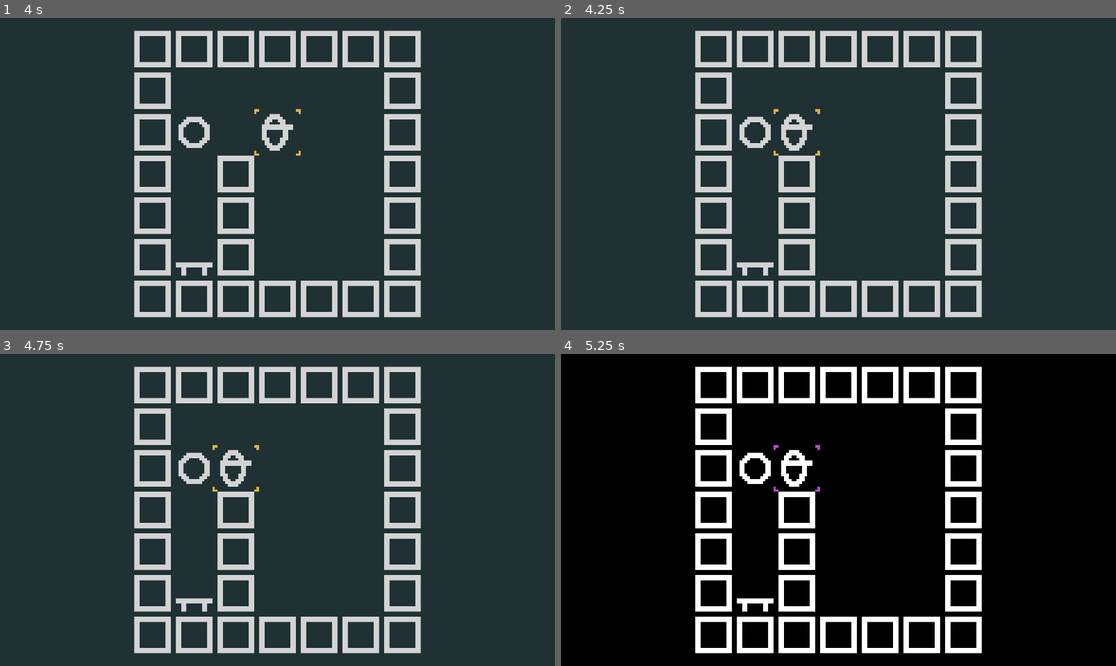
Above: before the commit, frames 1-4 (two rows, left to right).
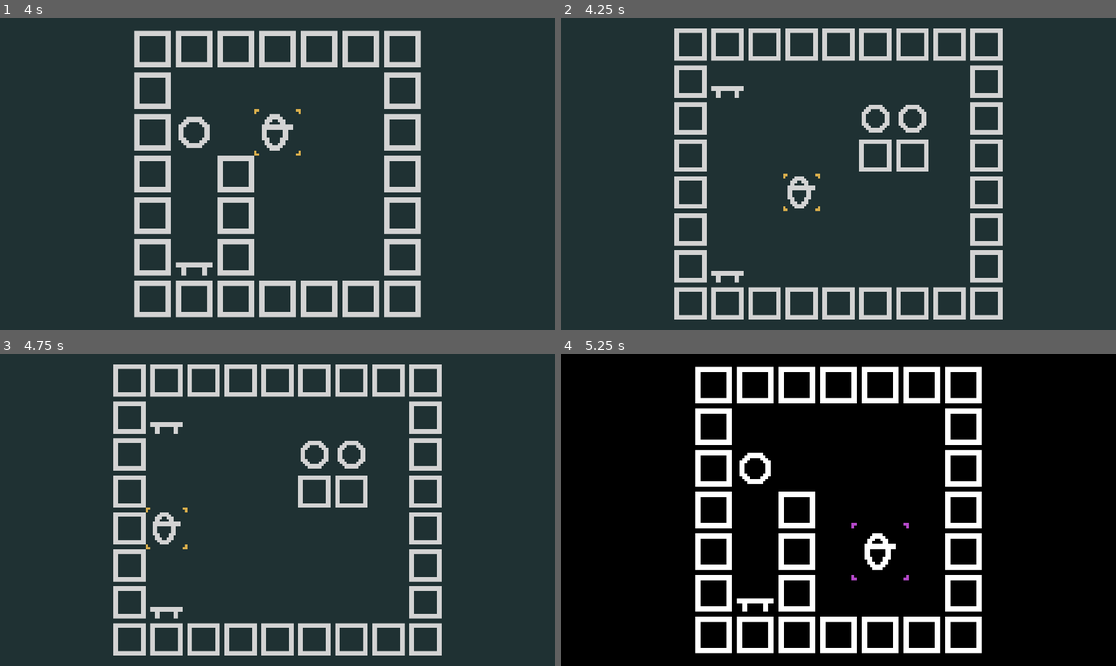
Above: after the commit, the same moments.

Repository: jletellier/olesa
Game: Godot game, scene res://level/level.tscn
The game is run twice, just before and just after one commit, with the same random seed, the same clock (stepped at 60 frames per second) and the same inputs. The project has no main scene, so this scene is started directly.
Inputs:
- Up to frame 1 (4 s): hold Right (game_right) 0.53-1.28 s; hold C (game_palette_swap) 0.53-1.28 s; tap Enter at 1.25, 2.75 s; hold Down (game_down) 1.28-2.03 s; tap U (game_undo) at 1.35, 2.85 s; tap Space at 2 s; hold Right (game_right) 2.03-2.78 s; hold C (game_palette_swap) 2.03-2.78 s; hold Up (game_up) 2.78-3.53 s; hold Left (game_left) from 3.53 s (still down); hold C (game_palette_swap) from 3.53 s (still down)
- Up to frame 2 (4.25 s): keep holding Left (game_left); keep holding C (game_palette_swap); tap N (game_next_map, bound only after the commit) at 4.15 s
- Up to frame 3 (4.75 s): keep holding Left (game_left); release C (game_palette_swap) at 4.28 s; tap U (game_undo) at 4.35 s
- Up to frame 4 (5.25 s): tap P (game_prev_map, bound only after the commit) at 4.9 s; release Left (game_left) at 5.03 s; hold Down (game_down) from 5.03 s (still down); hold C (game_palette_swap) from 5.03 s (still down)

Frame 1 is identical in both runs. In frame 2, 18% of the frame differs, in the area x 20-80%, y 3-97%; in frame 3, 18%; in frame 4, 0.8%.

Commit message:
Add game state and option to switch maps

Diff:
--- /dev/null
+++ b/level/game_state.gd
@@ -0,0 +1,4 @@
+extends Resource
+
+
+@export var current_map_id := 0
--- a/level/level.gd
+++ b/level/level.gd
@@ -2,7 +2,10 @@
 
 
 const Map := preload("res://maps/map.gd")
+const MapDB := preload("res://maps/map_db.gd")
+const GameState := preload("res://level/game_state.gd")
 
+const SAVEGAME_PATH := "user://savegame.tres"
 const UI_OFFSET := Vector2i(0, 0)
 const INPUT_ECHO_DELTA_INITIAL := 0.28
 const INPUT_ECHO_DELTA := 0.18
@@ -18,6 +21,8 @@
 var _last_input_action := ""
 var _last_input_delta := 0.0
 var _is_first_echo := true
+var _game_state := GameState.new()
+var _loaded_map_id := 0
 
 @onready var _root_window := get_tree().root
 @onready var _map := $"Map" as Map
@@ -25,6 +30,13 @@
 
 
 func _ready() -> void:
+	# Check if this is the right map, otherwise switch to map
+	_load_game_state()
+	if !OS.has_feature("editor") and _game_state.current_map_id != _loaded_map_id:
+		_change_map.call_deferred(_game_state.current_map_id)
+	else:
+		_game_state.current_map_id = _loaded_map_id
+
 	_root_window.size_changed.connect(_on_size_changed)
 	_load_map()
 
@@ -80,10 +92,24 @@
 func _input(event: InputEvent) -> void:
 	if event.is_action_pressed("ui_focus_next"):
 		_map.select_next()
+	elif event.is_action_pressed("game_next_map"):
+		_change_map(_loaded_map_id + 1)
+	elif event.is_action_pressed("game_prev_map"):
+		_change_map(_loaded_map_id - 1)
 
 
-func _change_map(id: String) -> void:
-	var map_path := "res://maps/map_%s.tscn" % [id]
+func _change_map(id: int) -> void:
+	if id < 0:
+		id = 0
+
+	if id >= MapDB.MAPS.size():
+		print("Game finished")
+		return
+
+	_loaded_map_id = id
+	_save_game_state()
+
+	var map_path := "res://maps/%s.tscn" % [MapDB.MAPS[_loaded_map_id]]
 	var MapScene := load(map_path) as PackedScene
 	var new_map := MapScene.instantiate()
 
@@ -102,6 +128,18 @@
 
 func _unload_map() -> void:
 	pass
+
+
+func _load_game_state() -> void:
+	if FileAccess.file_exists(SAVEGAME_PATH):
+		var loaded_res := ResourceLoader.load(SAVEGAME_PATH)
+		if loaded_res is GameState:
+			_game_state = loaded_res
+
+
+func _save_game_state() -> void:
+	_game_state.current_map_id = _loaded_map_id
+	ResourceSaver.save(_game_state, SAVEGAME_PATH)
 
 
 func _on_size_changed() -> void:
--- /dev/null
+++ b/maps/map_db.gd
@@ -0,0 +1,28 @@
+extends Object
+
+
+const MAPS := [
+	"map_a_001",
+	"map_a_002",
+	"map_a_003",
+	"map_a_004",
+	"map_a_005",
+	"map_a_006",
+	"map_a_007",
+	"map_a_008",
+	"map_b_001",
+	"map_b_002",
+	"map_b_003",
+	"map_b_004",
+	"map_b_005",
+	"map_b_006",
+	"map_b_007",
+	"map_b_008",
+	"map_c_001",
+	"map_c_003",
+	"map_c_004",
+	#"map_c_005",
+	#"map_c_006",
+	#"map_c_007",
+	"map_c_008",
+]
--- a/project.godot
+++ b/project.godot
@@ -59,6 +59,16 @@
 "events": [Object(InputEventKey,"resource_local_to_scene":false,"resource_name":"","device":-1,"window_id":0,"alt_press …(191 unchanged characters)…
 ]
 }
+game_next_map={
+"deadzone": 0.5,
+"events": [Object(InputEventKey,"resource_local_to_scene":false,"resource_name":"","device":-1,"window_id":0,"alt_pressed":false,"shift_pressed":false,"ctrl_pressed":false,"meta_pressed":false,"pressed":false,"keycode":0,"physical_keycode":78,"key_label":0,"unicode":110,"location":0,"echo":false,"script":null)
+]
+}
+game_prev_map={
+"deadzone": 0.5,
+"events": [Object(InputEventKey,"resource_local_to_scene":false,"resource_name":"","device":-1,"window_id":0,"alt_pressed":false,"shift_pressed":false,"ctrl_pressed":false,"meta_pressed":false,"pressed":false,"keycode":0,"physical_keycode":80,"key_label":0,"unicode":112,"location":0,"echo":false,"script":null)
+]
+}
 
 [rendering]
 
